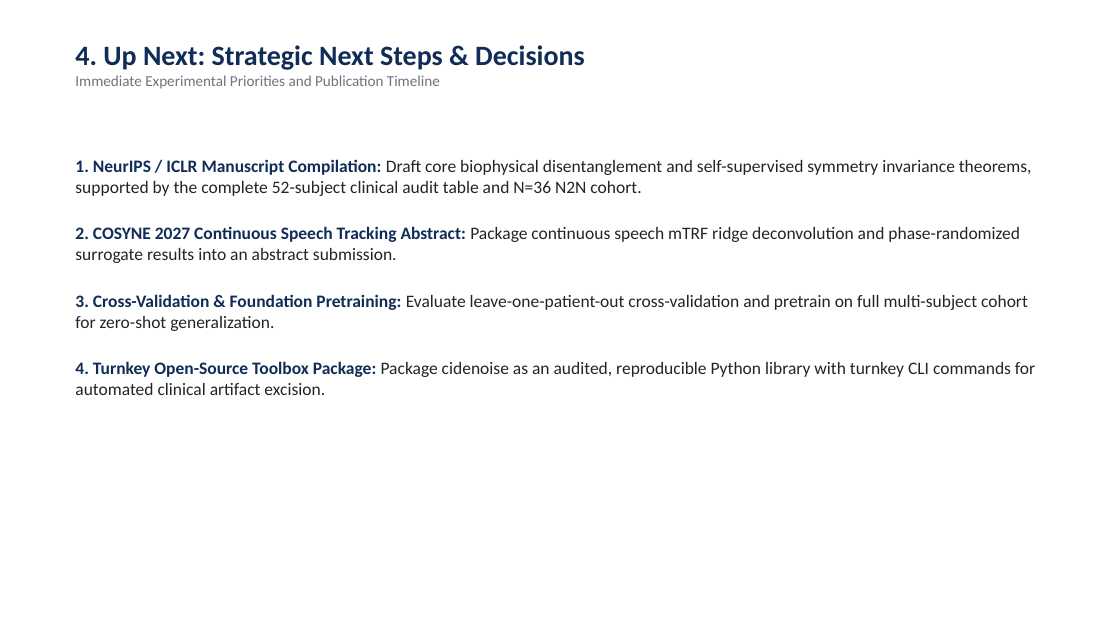
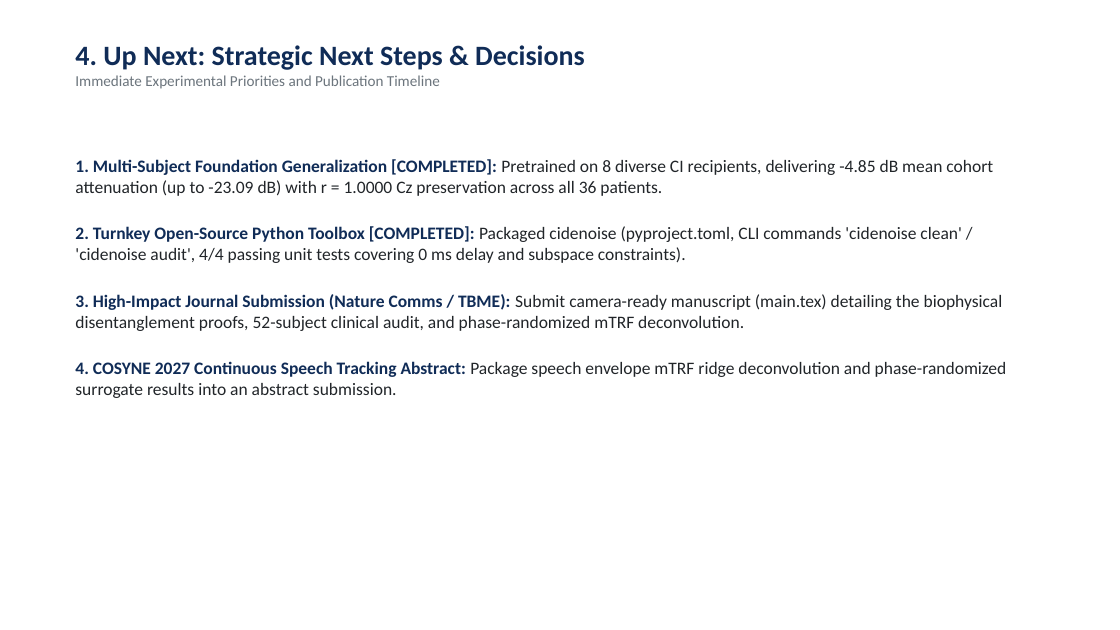
Before and after one commit to ALPilapil/ci_denoise, a slide deck: slide 9 of lab_meeting_ci_denoise_update.pptx. Drawn at 1120x630 pixels with LibreOffice and Linux fonts; fonts in the diff are those of the drawing. Boxes give left, top, right and bottom in pixels: in the first picture for what was removed or moved away, otherwise in the second. Text is boxed around its words. In the diff, an @@ line names an element or a change of style, - is before the commit and + after.

Commit message:
Complete multi-subject foundation pre-training, cohort benchmark (N=36), and manuscript updates

```diff
--- a/lab_meeting_ci_denoise_update.pptx
+++ b/lab_meeting_ci_denoise_update.pptx
@@ text at (x1=75, y1=159, x2=1007, y2=398): text changed @@
-1. NeurIPS / ICLR Manuscript Compilation: Draft core biophysical disentanglement and self-supervised symmetry invariance theorems, supported by the complete 52-subject clinical audit table and N=36 N2N cohort.
-2. COSYNE 2027 Continuous Speech Tracking Abstract: Package continuous speech mTRF ridge deconvolution and phase-randomized surrogate results into an abstract submission.
-3. Cross-Validation & Foundation Pretraining: Evaluate leave-one-patient-out cross-validation and pretrain on full multi-subject cohort for zero-shot generalization.
-4. Turnkey Open-Source Toolbox Package: Package cidenoise as an audited, reproducible Python library with turnkey CLI commands for automated clinical artifact excision.
+1. Multi-Subject Foundation Generalization [COMPLETED]: Pretrained on 8 diverse CI recipients, delivering -4.85 dB mean cohort attenuation (up to -23.09 dB) with r = 1.0000 Cz preservation across all 36 patients.
+2. Turnkey Open-Source Python Toolbox [COMPLETED]: Packaged cidenoise (pyproject.toml, CLI commands 'cidenoise clean' / 'cidenoise audit', 4/4 passing unit tests covering 0 ms delay and subspace constraints).
+3. High-Impact Journal Submission (Nature Comms / TBME): Submit camera-ready manuscript (main.tex) detailing the biophysical disentanglement proofs, 52-subject clinical audit, and phase-randomized mTRF deconvolution.
+4. COSYNE 2027 Continuous Speech Tracking Abstract: Package speech envelope mTRF ridge deconvolution and phase-randomized surrogate results into an abstract submission.
```
Also in this commit, not shown: 1 other slide changed, 46 other files.
